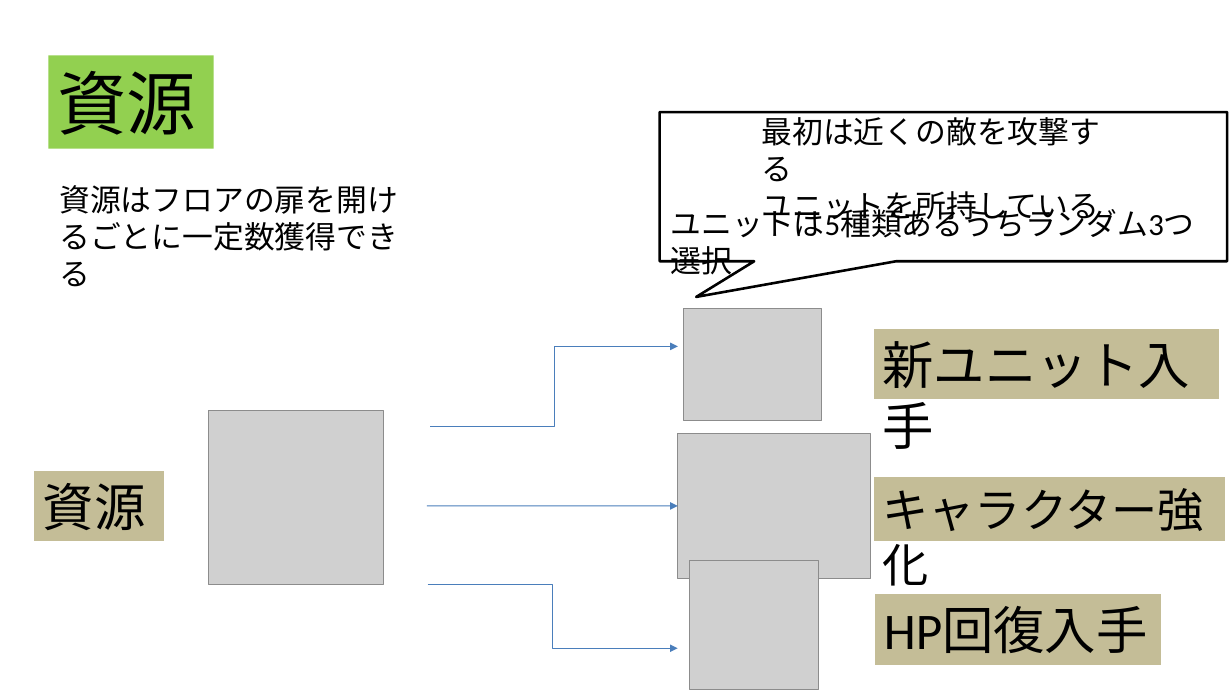
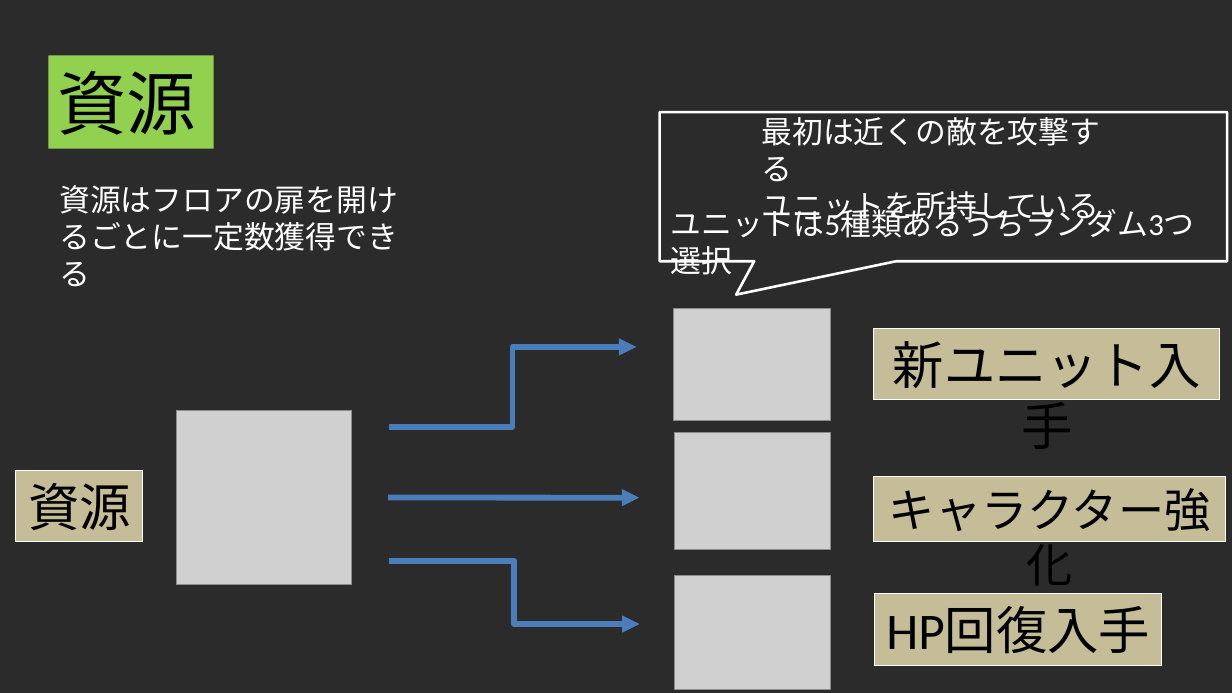
Before and after one commit to ster1271/JobGame, a slide deck: slide 5 of data/就職作品企画書_宮近一星.pptx. Drawn at 1232x693 pixels with LibreOffice and Linux fonts; fonts in the diff are those of the drawing; grey boxes stand for pictures; background and template pictures are left out; a plain dark background stands for a picture behind light text. Boxes give left, top, right and bottom in pixels: in the first picture for what was removed or moved away, otherwise in the second. Text is boxed around its words. In the diff, an @@ line names an element or a change of style, - is before the commit and + after.

```diff
--- a/data/就職作品企画書_宮近一星.pptx
+++ b/data/就職作品企画書_宮近一星.pptx
@@ background #FFFFFF to picture (left out) @@
@@ speech box at <box>660,112,1227,261</box>: outline #000000 2 pt to #FFFFFF 2 pt; proportions changed @@
@@ text colour #000000 to #FFFFFF in 3 elements at <box>671,204,1195,238</box>, <box>761,112,1100,226</box>, <box>59,185,398,251</box> @@
@@ picture: place and size @@
-picture at <box>684,308,823,421</box>
+picture at <box>674,308,830,421</box>
@@ elbow arrow moved from (431, 427) - (678, 347) to (389, 427) - (637, 348) @@
@@ elbow arrow (389, 427) - (637, 348): stroke #4B7EBC 0.75 pt to #4B7EBC 4.5 pt @@
@@ picture: place and size @@
-picture at <box>209,410,384,585</box>
+picture at <box>177,410,351,585</box>
@@ picture: place and size @@
-picture at <box>678,433,871,578</box>
+picture at <box>675,433,831,550</box>
@@ alignment left to centre in 4 elements at <box>873,329,1220,400</box>, <box>873,477,1226,543</box>, <box>875,593,1163,665</box>, <box>16,470,143,542</box> @@
@@ rectangle "資源": place and size @@
-rectangle "資源" at <box>34,470,165,542</box>
+rectangle "資源" at <box>16,470,143,542</box>
@@ arrow moved from (427, 506) - (678, 506) to (388, 497) - (640, 498) @@
@@ arrow (388, 497) - (640, 498): stroke #4B7EBC 0.75 pt to #4B7EBC 4.5 pt @@
@@ elbow arrow moved from (428, 585) - (678, 649) to (389, 561) - (640, 624) @@
@@ elbow arrow (389, 561) - (640, 624): stroke #4B7EBC 0.75 pt to #4B7EBC 4.5 pt @@
@@ picture: place and size @@
-picture at <box>689,561,819,689</box>
+picture at <box>675,576,831,690</box>
```
Also in this commit, not shown: 8 other slides changed.
